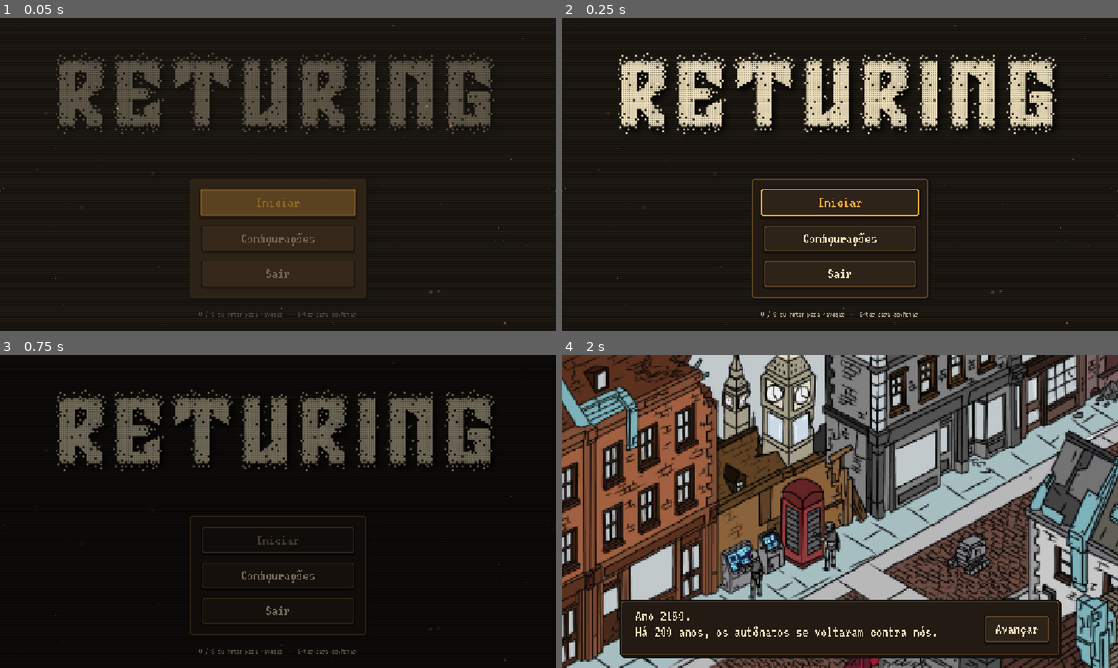
Above: before the commit, frames 1-4 (two rows, left to right).
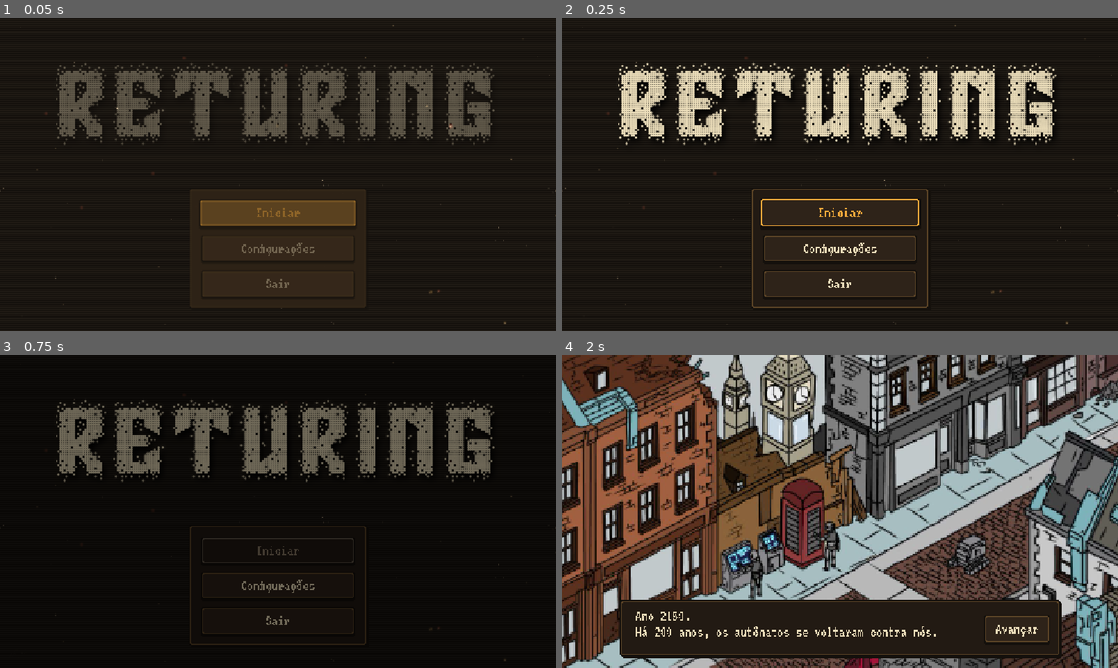
Above: after the commit, the same moments.

Repository: IcaroFrancioni/O-que-o-Claude-Faz
Game: Godot game, scene res://Scenes/Start/menu_start.tscn
Two runs of this game, one before a commit and one after it. Both use one fixed random seed, a clock stepped at 60 frames per second and the inputs below.
Inputs (mouse positions are in pixels of both pictures, inside the frame that each line leads up to):
- Up to frame 1 (0.05 s): no input
- Up to frame 2 (0.25 s): no input
- Up to frame 3 (0.75 s): click "Iniciar" at 0.5 s
- Up to frame 4 (2 s): tap Enter (cmd_confirm) at 1.25 s; drag from (806, 627) to (895, 442) at 1.27 s

The runs differ from the first frame. In frame 1, 10% of the frame differs, in the area x 10-89%, y 11-96%; in frame 2, 13%, in the area x 10-89%, y 10-96%; in frame 3, 9.1%; in frame 4, nothing differs.

Commit message:
Remove dica W/S da tela inicial e formata botoes do game over
- Tela inicial: remove o texto de dica de navegacao (W / S ou setas,
  Enter para confirmar) e as referencias a ele em menu_start.gd.
- Game over: os botoes Tentar de novo e Menu principal passam a usar
  o tema e o PixelButton, como os demais botoes do jogo (altura 56 px).
- Adiciona qa/telas_shot para capturar essas duas telas.

Co-Authored-By: Claude Sonnet 5.5 <noreply@anthropic.com>

Diff:
--- a/returing/Scenes/Start/menu_start.gd
+++ b/returing/Scenes/Start/menu_start.gd
@@ -6,7 +6,6 @@
 @onready var _stars: TextureRect = $Stars
 @onready var _title: TextureRect = $Center/Column/Title
 @onready var _column: Control = $Center/Column
-@onready var _hint: Control = $Center/Column/Hint
 @onready var _menu_panel: Control = $Center/Column/MenuPanel
 @onready var _buttons: Control = $Center/Column/MenuPanel/Buttons
 @onready var _first_button: Button = $Center/Column/MenuPanel/Buttons/Start_button
@@ -47,12 +46,11 @@
 
 
 ## Alterna a página visível da caixa (false = principal, true = configurações).
-## Nas configurações o logo e a dica saem para a caixa caber na tela.
+## Nas configurações o logo sai para a caixa caber na tela.
 func _set_page(settings: bool) -> void:
 	_buttons.visible = not settings
 	_settings.visible = settings
 	_title.visible = not settings
-	_hint.visible = not settings
 
 
 ## Fade rápido (<= 0,2 s) do conteúdo ao abrir o menu.
--- a/returing/Scenes/Start/menu_start.tscn
+++ b/returing/Scenes/Start/menu_start.tscn
@@ -102,12 +102,6 @@
 text = "Sair"
 script = ExtResource("7_quit")
 
-[node name="Hint" type="Label" parent="Center/Column"]
-layout_mode = 2
-theme_type_variation = &"HintLabel"
-text = "W / S ou setas para navegar  -  Enter para confirmar"
-horizontal_alignment = 1
-
 [node name="AudioStreamPlayer" type="AudioStreamPlayer" parent="."]
 stream = ExtResource("8_music")
 autoplay = true
--- /dev/null
+++ b/returing/qa/telas_shot.gd
@@ -0,0 +1,47 @@
+extends Node
+## Capturas da tela inicial e da tela de game over (botões).
+## Rodar (com janela): godot --path . res://qa/telas_shot.tscn -- <pasta_de_saida> <prefixo>
+
+
+func _ready() -> void:
+	_rodar.call_deferred()
+
+
+func _frames(n: int) -> void:
+	for i: int in n:
+		await get_tree().process_frame
+
+
+func _salvar(caminho: String) -> void:
+	await RenderingServer.frame_post_draw
+	get_tree().root.get_texture().get_image().save_png(caminho)
+	print("salvo ", caminho)
+
+
+func _rodar() -> void:
+	var args: PackedStringArray = OS.get_cmdline_user_args()
+	var janela: Window = get_tree().root
+	janela.mode = Window.MODE_WINDOWED
+	janela.size = Vector2i(1152, 648)
+	await _frames(2)
+
+	var inicio: Node = (load("res://Scenes/Start/menu_start.tscn") as PackedScene).instantiate()
+	get_tree().root.add_child(inicio)
+	get_tree().current_scene = inicio
+	await _frames(40)
+	await _salvar("%s/%s_inicio.png" % [args[0], args[1]])
+	inicio.queue_free()
+	await _frames(4)
+
+	RunState.reset()
+	var fase: Node = (load("res://Scenes/Fase1/fase_1.tscn") as PackedScene).instantiate()
+	get_tree().root.add_child(fase)
+	get_tree().current_scene = fase
+	await _frames(30)
+	EventBus.game_over.emit()
+	await _frames(20)
+	await _salvar("%s/%s_gameover_a.png" % [args[0], args[1]])
+	await get_tree().create_timer(6.0, true, false, true).timeout  # o "Tentar de novo" aparece depois do retry_delay
+	await _frames(20)
+	await _salvar("%s/%s_gameover_b.png" % [args[0], args[1]])
+	get_tree().quit()
--- /dev/null
+++ b/returing/qa/telas_shot.tscn
@@ -0,0 +1,6 @@
+[gd_scene format=3]
+
+[ext_resource type="Script" path="res://qa/telas_shot.gd" id="1_shot"]
+
+[node name="TelasShot" type="Node"]
+script = ExtResource("1_shot")
--- a/returing/ui/hud/hud.tscn
+++ b/returing/ui/hud/hud.tscn
@@ -120,25 +120,28 @@
 anchor_top = 1.0
 anchor_right = 0.5
 anchor_bottom = 1.0
-offset_left = -240.0
+offset_left = -260.0
 offset_top = -96.0
-offset_right = 240.0
+offset_right = 260.0
 offset_bottom = -40.0
 grow_horizontal = 2
 grow_vertical = 0
+theme = ExtResource("8_theme")
 theme_override_constants/separation = 24
 alignment = 1
 
 [node name="RetryButton" type="Button" parent="Root/GameOverPanel/GameOverBox"]
 visible = false
-custom_minimum_size = Vector2(220, 0)
+custom_minimum_size = Vector2(236, 56)
 layout_mode = 2
 text = "Tentar de novo"
+script = ExtResource("9_pixel_button")
 
 [node name="GameOverMenuButton" type="Button" parent="Root/GameOverPanel/GameOverBox"]
-custom_minimum_size = Vector2(220, 0)
+custom_minimum_size = Vector2(236, 56)
 layout_mode = 2
 text = "Menu principal"
+script = ExtResource("9_pixel_button")
 
 [node name="LevelCompletePanel" type="PanelContainer" parent="Root"]
 visible = false
